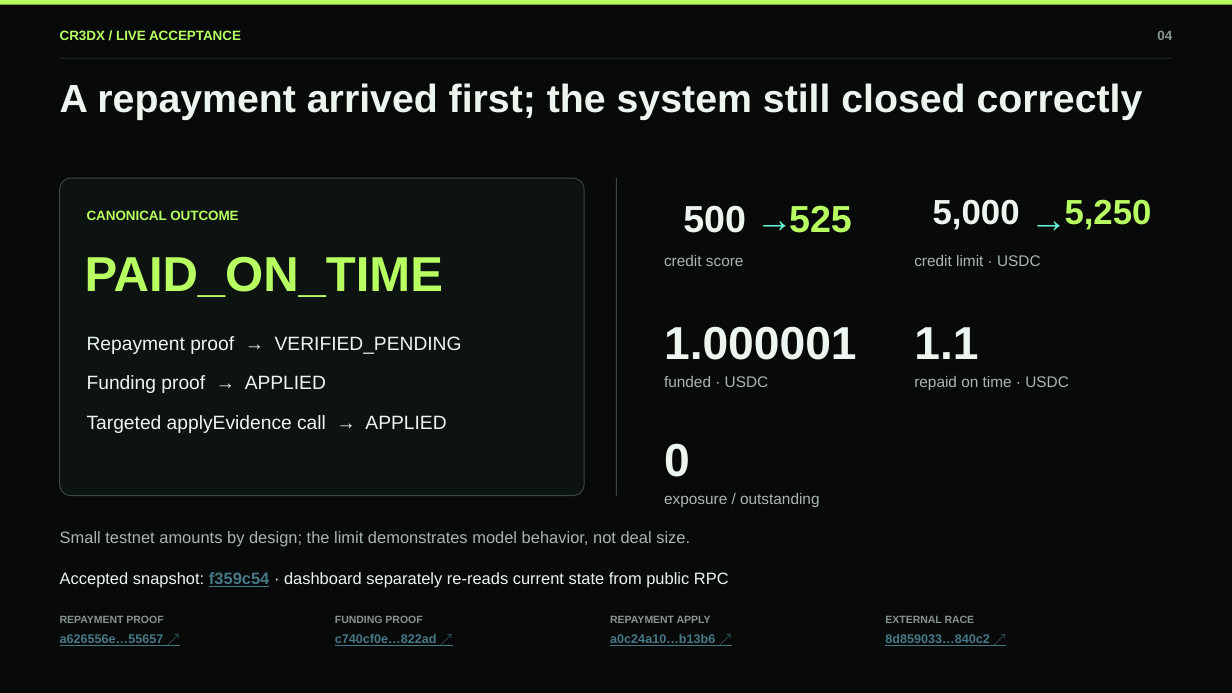
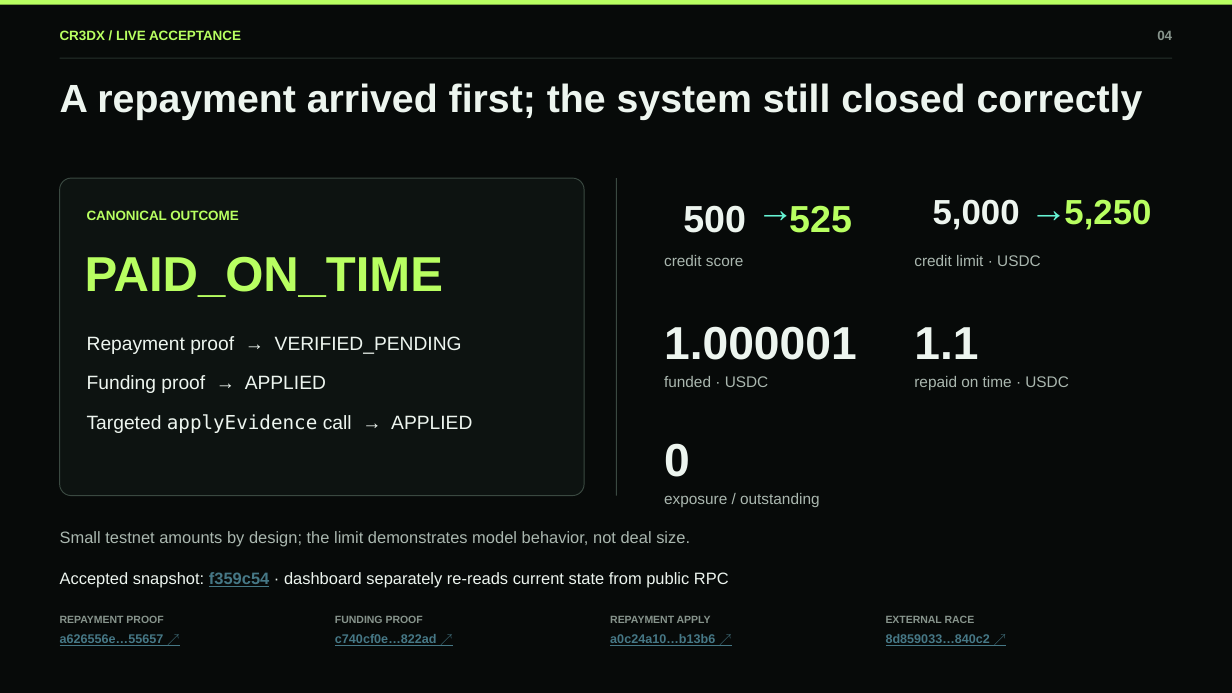
Before and after one commit to Vastargazing/Cr3dX, a slide deck: slide 4 of assets/Cr3dX_RWA_Deck_v1.pptx. Drawn at 1232x693 pixels with LibreOffice and Linux fonts; fonts in the diff are those of the drawing. Boxes give left, top, right and bottom in pixels: in the first picture for what was removed or moved away, otherwise in the second. Text is boxed around its words. In the diff, an @@ line names an element or a change of style, - is before the commit and + after.

```diff
--- a/assets/Cr3dX_RWA_Deck_v1.pptx
+++ b/assets/Cr3dX_RWA_Deck_v1.pptx
@@ text "→": place and size @@
-text "→" at (756, 194, 785, 246)
+text "→" at (757, 185, 786, 237)
@@ text "→": place and size @@
-text "→" at (1031, 194, 1059, 246)
+text "→" at (1031, 185, 1059, 237)
@@ text "Targeted applyEvidence call → APPLIED" at (87, 414, 472, 433): font Arial to DejaVu Sans Mono in "applyEvidence" @@
```
Also in this commit, not shown: 1 other slide changed, 8 other files.
